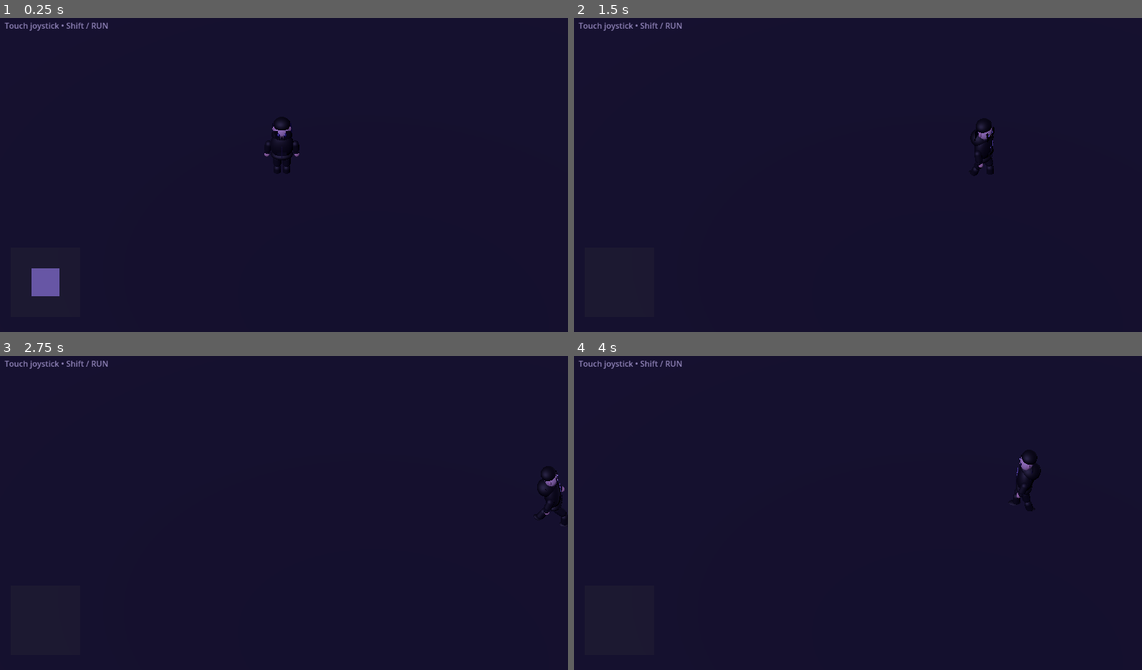
Above: before the commit, frames 1-4 (two rows, left to right).
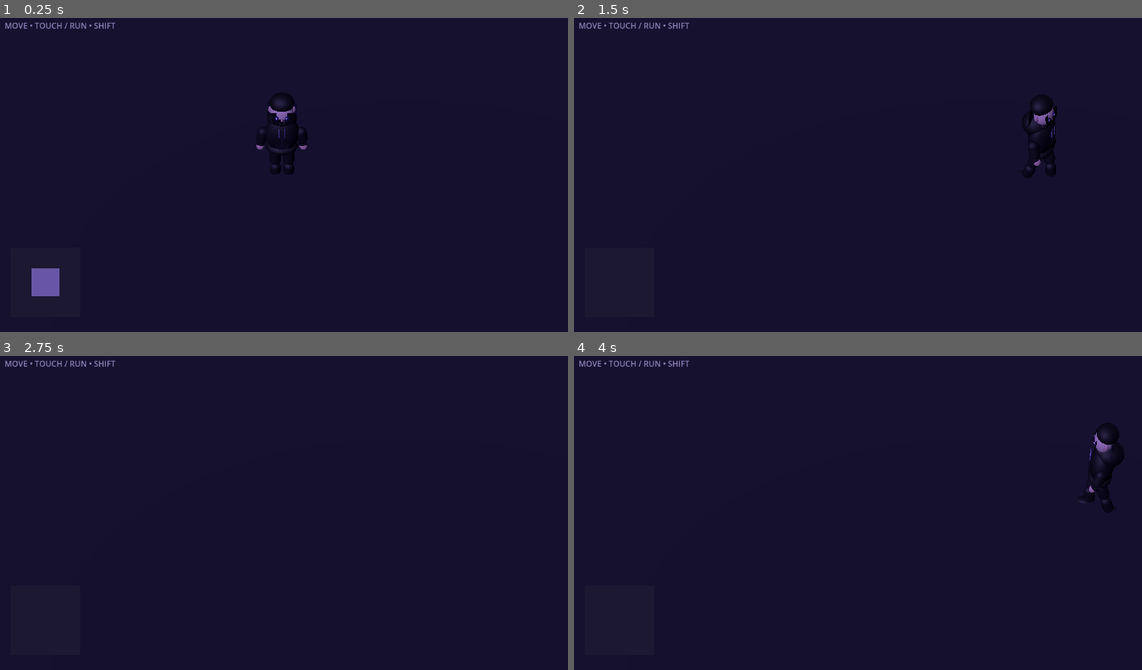
Above: after the commit, the same moments.

Repository: Masuku4129/Game
Game: Godot game, scene res://Main.tscn
Same seed, same stepped clock (60 frames per second), same inputs: the game is played once before the commit and once after it.
Inputs (mouse positions are in pixels of both pictures, inside the frame that each line leads up to):
- Up to frame 1 (0.25 s): no input
- Up to frame 2 (1.5 s): tap Enter at 0.5 s; move the mouse to (982, 156) at 0.52 s; hold Right (ui_right) 0.53-1.25 s; hold Shift 0.53-1.25 s; click (982, 156) at 0.67 s; drag from (738, 187) to (829, 234) at 1.27 s
- Up to frame 3 (2.75 s): move the mouse to (340, 437) at 2.02 s; hold Right (ui_right) from 2.03 s (still down); hold Shift from 2.03 s (still down)
- Up to frame 4 (4 s): release Right (ui_right) at 2.75 s; release Shift at 2.75 s; drag from (829, 572) to (681, 462) at 2.77 s; move the mouse to (1028, 556) at 3.52 s; hold Left (ui_left) from 3.53 s (still down); hold Shift from 3.53 s (still down)

The runs differ from the first frame. In frame 1, 0.8% of the frame differs, in the area x 0-55%, y 1-50%; in frame 2, 1.0%, in the area x 0-85%, y 1-52%; in frame 3, 0.4%; in frame 4, 0.9%.

Commit message:
Zoom in camera and improve control hint

Diff:
--- a/mita_prototype/main.gd
+++ b/mita_prototype/main.gd
@@ -35,7 +35,7 @@
 	camera.position = Vector3(0, 11, 11)
 	camera.rotation_degrees = Vector3(-45, 0, 0)
 	camera.projection = Camera3D.PROJECTION_ORTHOGONAL
-	camera.size = 9
+	camera.size = 6.2
 	add_child(camera)
 	camera.current = true
 
@@ -78,7 +78,7 @@
 	base_ui.add_child(nub)
 	stick = nub
 	var hint = Label.new()
-	hint.text = "Touch joystick • Shift / RUN"
+	hint.text = "MOVE • TOUCH / RUN • SHIFT"
 	hint.position = Vector2(18, 18)
 	hint.add_theme_color_override("font_color", Color(0.68, 0.62, 0.85, 0.8))
 	base_ui.add_child(hint)
